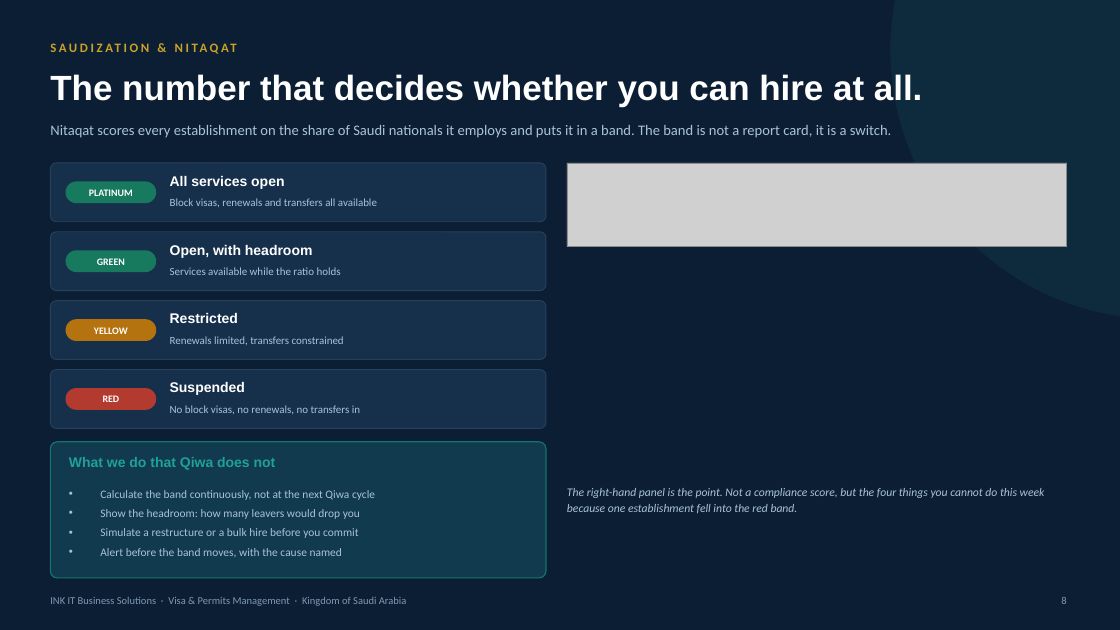
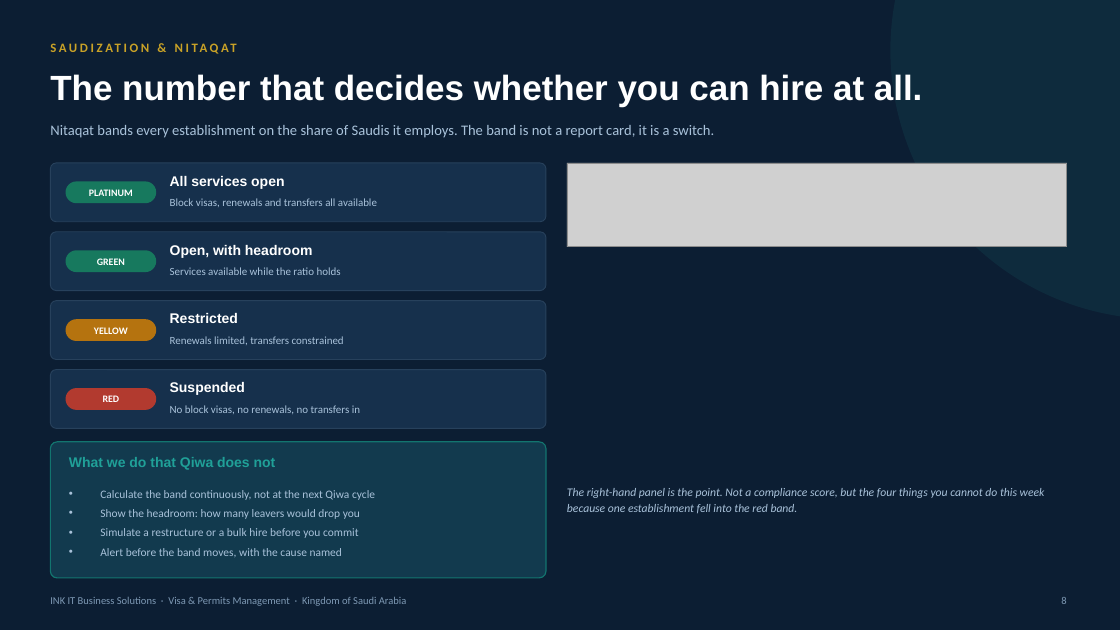
Before and after one commit to cranialblend5/VisaAndPermitsDemo, a slide deck: slide 7 of ksadeck/INK_IT_Visa_and_Permits_KSA.pptx. Drawn at 1120x630 pixels with LibreOffice and Linux fonts; fonts in the diff are those of the drawing; grey boxes stand for pictures. Boxes give left, top, right and bottom in pixels: in the first picture for what was removed or moved away, otherwise in the second. Text is boxed around its words. In the diff, an @@ line names an element or a change of style, - is before the commit and + after.

```diff
--- a/ksadeck/INK_IT_Visa_and_Permits_KSA.pptx
+++ b/ksadeck/INK_IT_Visa_and_Permits_KSA.pptx
@@ text at (x1=50, y1=125, x2=715, y2=138): text changed @@
-Nitaqat scores every establishment on the share of Saudi nationals it employs and puts it in a band. The band is not a report card, it is a switch.
+Nitaqat bands every establishment on the share of Saudis it employs. The band is not a report card, it is a switch.
```
Also in this commit, not shown: 2 other slides changed, 6 other files.
